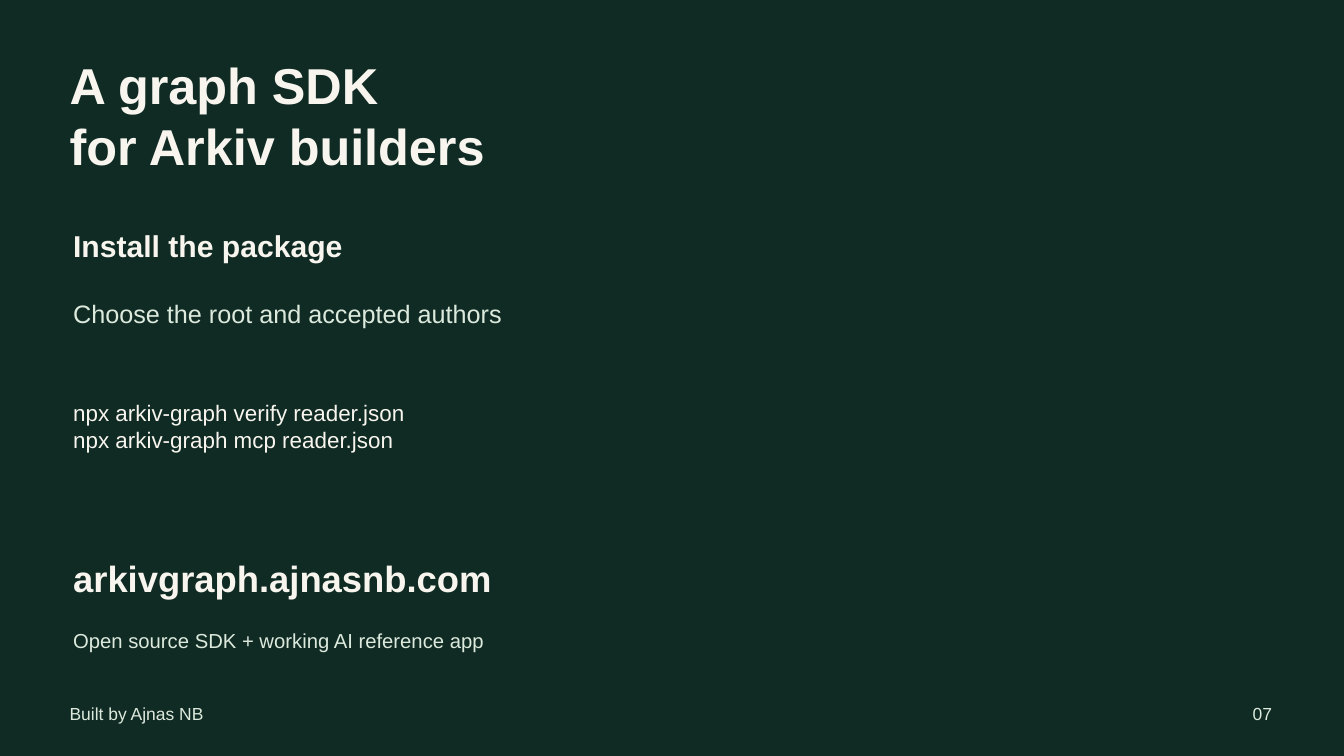
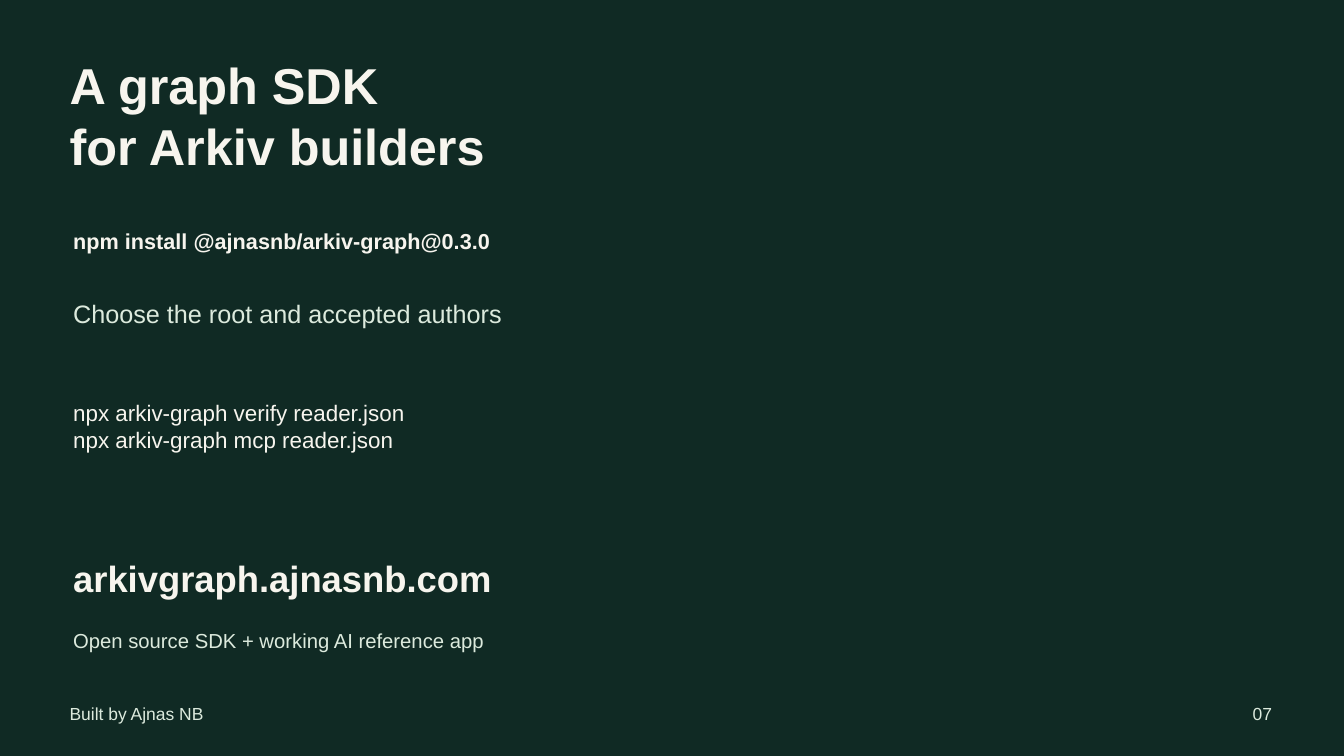
Before and after one commit to AjnasNB/app-passport, a slide deck: slide 7 of apps/web/public/downloads/arkiv-graph-pitch.pptx. Drawn at 1344x756 pixels with LibreOffice and Linux fonts; fonts in the diff are those of the drawing; background and template pictures are left out. Boxes give left, top, right and bottom in pixels: in the first picture for what was removed or moved away, otherwise in the second. Text is boxed around its words. In the diff, an @@ line names an element or a change of style, - is before the commit and + after.

```diff
--- a/apps/web/public/downloads/arkiv-graph-pitch.pptx
+++ b/apps/web/public/downloads/arkiv-graph-pitch.pptx
@@ text at (73, 233, 490, 253): text changed; size 32.2 to 23.2 pt @@
-Install the package
+npm install @ajnasnb/arkiv-graph@0.3.0
```
Also in this commit, not shown: 1 other slide changed, 26 other files.
